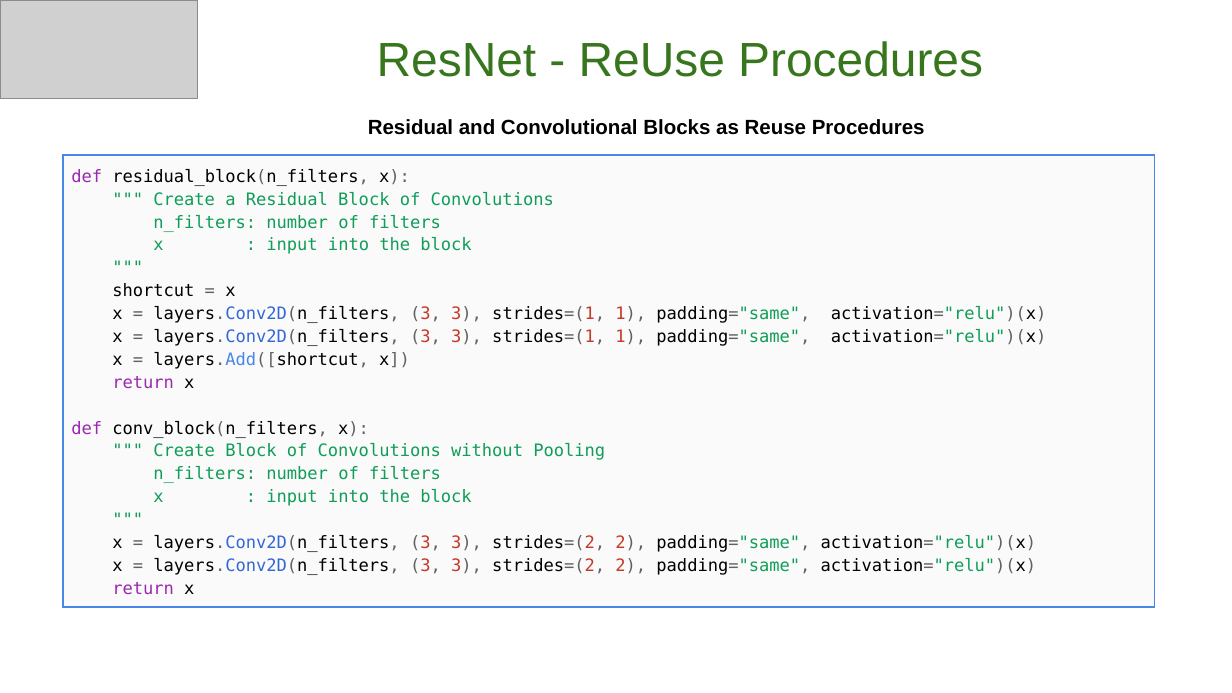
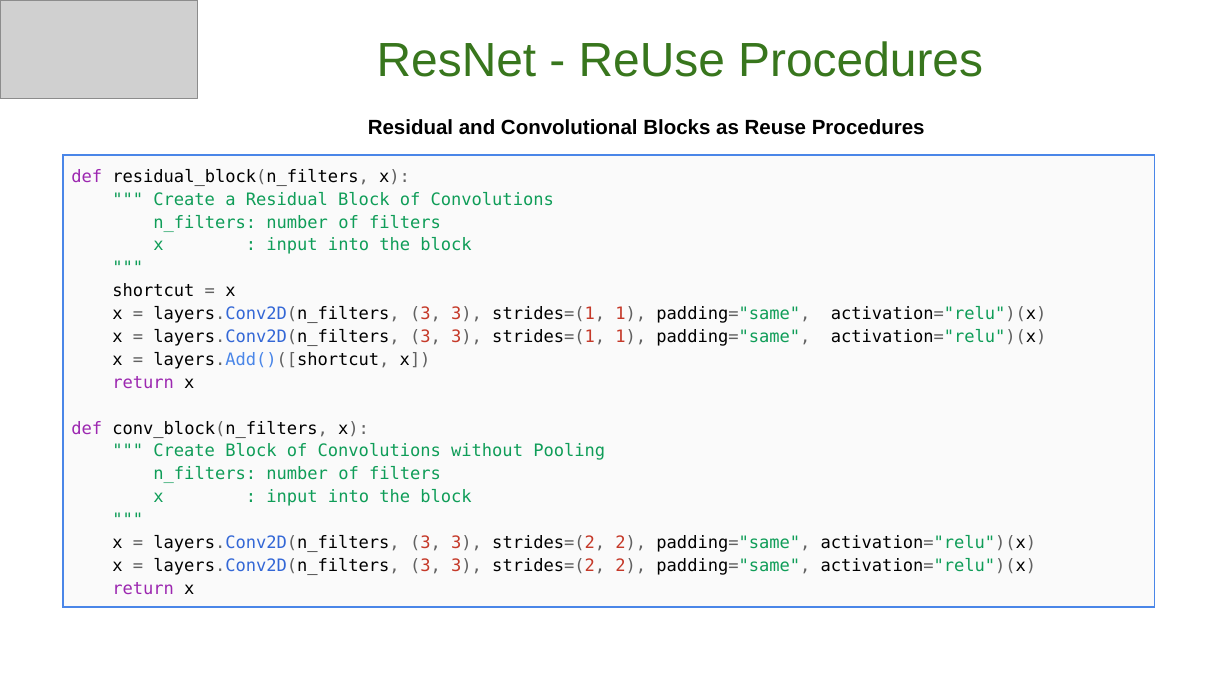
Before and after one commit to GoogleCloudPlatform/keras-idiomatic-programmer, a slide deck: slide 28 of books/deep-learning-design-patterns/Workshops/Novice/Deep Learning Design Patterns - Workshop - Chapter II.pptx. Drawn at 1232x693 pixels with LibreOffice and Linux fonts; fonts in the diff are those of the drawing; grey boxes stand for pictures. Boxes give left, top, right and bottom in pixels: in the first picture for what was removed or moved away, otherwise in the second. Text is boxed around its words. In the diff, an @@ line names an element or a change of style, - is before the commit and + after.

```diff
--- a/books/deep-learning-design-patterns/Workshops/Novice/Deep Learning Design Patterns - Workshop - Chapter II.pptx
+++ b/books/deep-learning-design-patterns/Workshops/Novice/Deep Learning Design Patterns - Workshop - Chapter II.pptx
@@ table at [63, 155, 1154, 599] @@
@@ row 1, column 1: "def residual_block(n_filters, x): / """ Create a Residual Block of Convolutions / n_filters: number of filters / x : input into the block / """ / shortcut = x / x = layers.Conv2D(n_filters, (3, 3), strides=(1, 1), padding="same", activation="relu")(x) / x = layers.Conv2D(n_filters, (3, 3), strides=(1, 1), padding="same", activation="relu")(x) / x = layers.Add([shortcut, x]) / return x / def conv_block(n_filters, x): / """ Create Block of Convolutions without Pooling / n_filters: number of filters / x : input into the block / """ / x = layers.Conv2D(n_filters, (3, 3), strides=(2, 2), padding="same", activation="relu")(x) / x = layers.Conv2D(n_filters, (3, 3), strides=(2, 2), padding="same", activation="relu")(x) / return x" to "def residual_block(n_filters, x): / """ Create a Residual Block of Convolutions / n_filters: number of filters / x : input into the block / """ / shortcut = x / x = layers.Conv2D(n_filters, (3, 3), strides=(1, 1), padding="same", activation="relu")(x) / x = layers.Conv2D(n_filters, (3, 3), strides=(1, 1), padding="same", activation="relu")(x) / x = layers.Add()([shortcut, x]) / return x / def conv_block(n_filters, x): / """ Create Block of Convolutions without Pooling / n_filters: number of filters / x : input into the block / """ / x = layers.Conv2D(n_filters, (3, 3), strides=(2, 2), padding="same", activation="relu")(x) / x = layers.Conv2D(n_filters, (3, 3), strides=(2, 2), padding="same", activation="relu")(x) / return x" @@
```
Also in this commit, not shown: 4 other slides changed.
